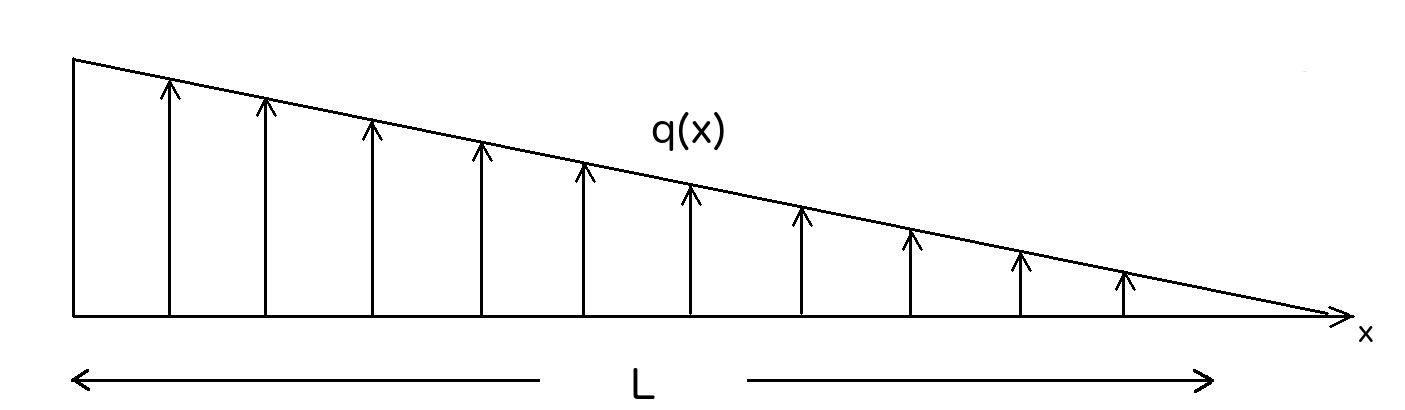
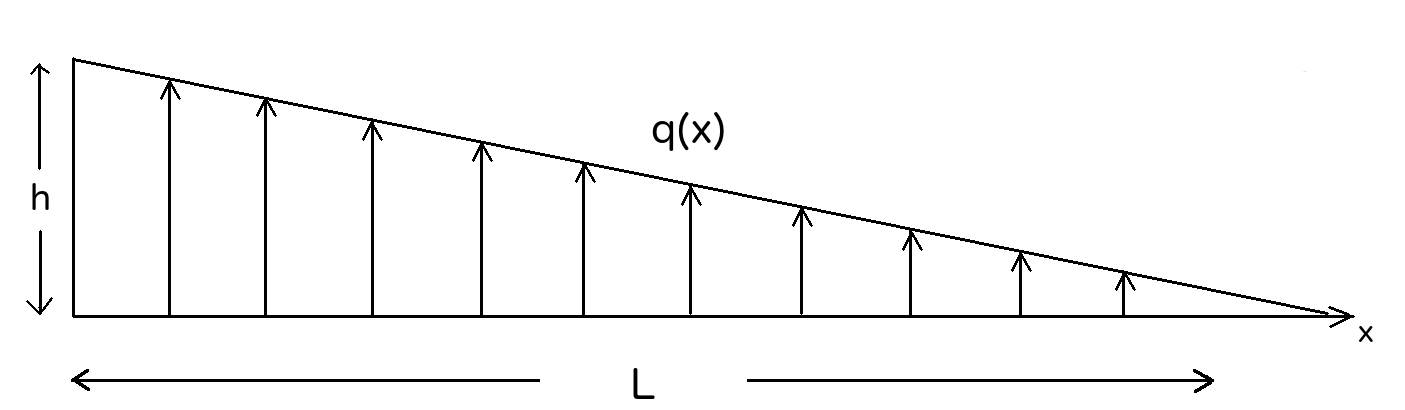
Layers edited between the first and the second 1405px x 410px image:
painted on "Pasted Layer" over <box>26,63,53,315</box>
